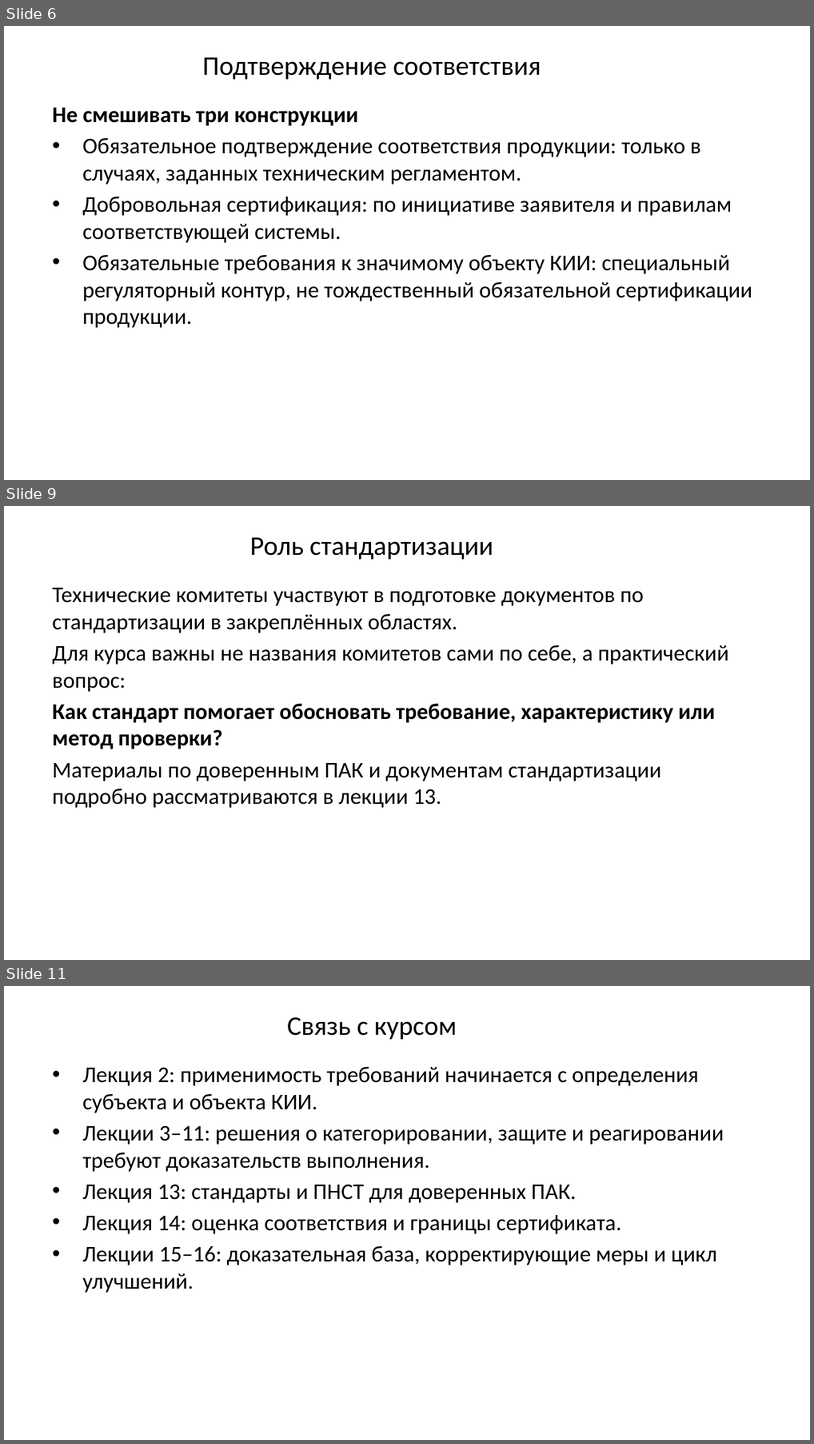
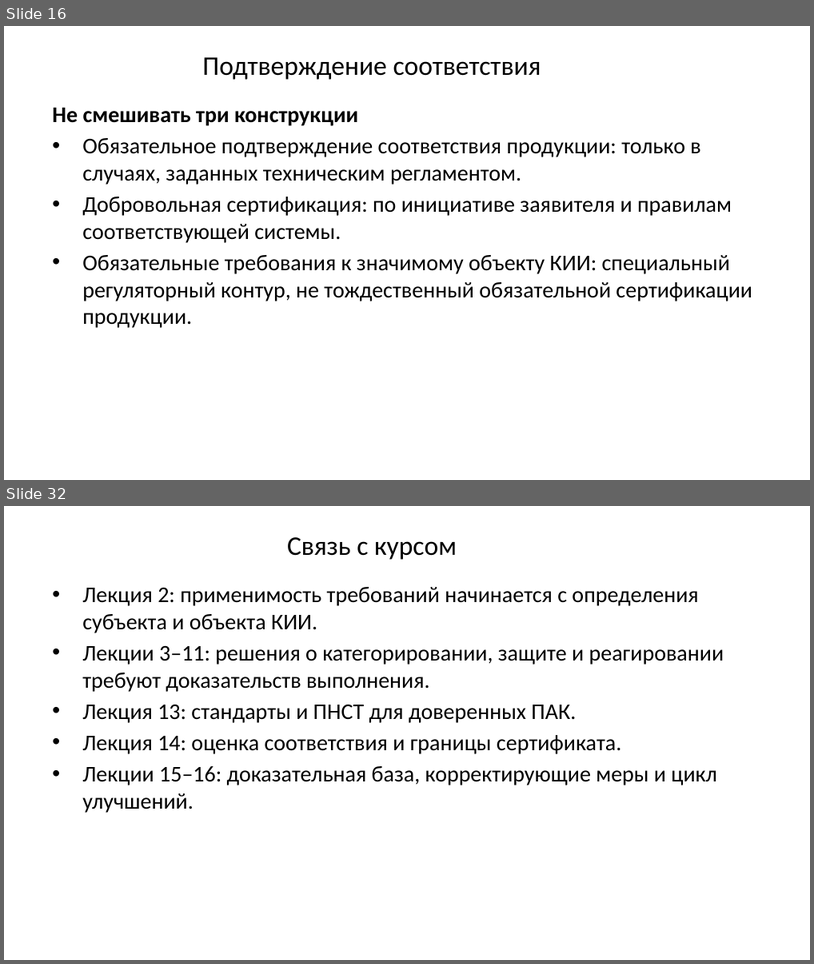
Before and after one commit to arasskazov/IFTIS-KII-2026, a slide deck: Lec_1_Модуль 1_1_Слайд-конспект.pptx. Shown one above the other, each under a label of ours: slides 6, 9 and 11 before the commit, slides 16 and 32 after it; the slides between them are not shown. The pictures are 814x1444 and 814x964 pixels, drawn with LibreOffice and Linux fonts; fonts in the diff are those of the drawing; background and template pictures are left out. Boxes give left, top, right and bottom in pixels: in the first picture for what was removed or moved away, otherwise in the second. Text is boxed around its words. In the diff, an @@ line names an element or a change of style, - is before the commit and + after.

```diff
--- a/Lec_1_Модуль 1_1_Слайд-конспект.pptx
+++ b/Lec_1_Модуль 1_1_Слайд-конспект.pptx
@@ slide 9 removed at (x1=4, y1=506, x2=810, y2=960), background #FFFFFF @@
@@ title removed at (x1=250, y1=537, x2=494, y2=560) @@
-Роль стандартизации
@@ text removed at (x1=52, y1=588, x2=730, y2=808) @@
-Технические комитеты участвуют в подготовке документов по стандартизации в закреплённых областях.
-Для курса важны не названия комитетов сами по себе, а практический вопрос:
-Как стандарт помогает обосновать требование, характеристику или метод проверки?
-Материалы по доверенным ПАК и документам стандартизации подробно рассматриваются в лекции 13.
@@ what was slide 6 is now slide 16 @@
@@ what was slide 11 is now slide 32 @@
```
Also in this commit, not shown: 7 slides changed, 23 slides added, 1 other slide removed.
